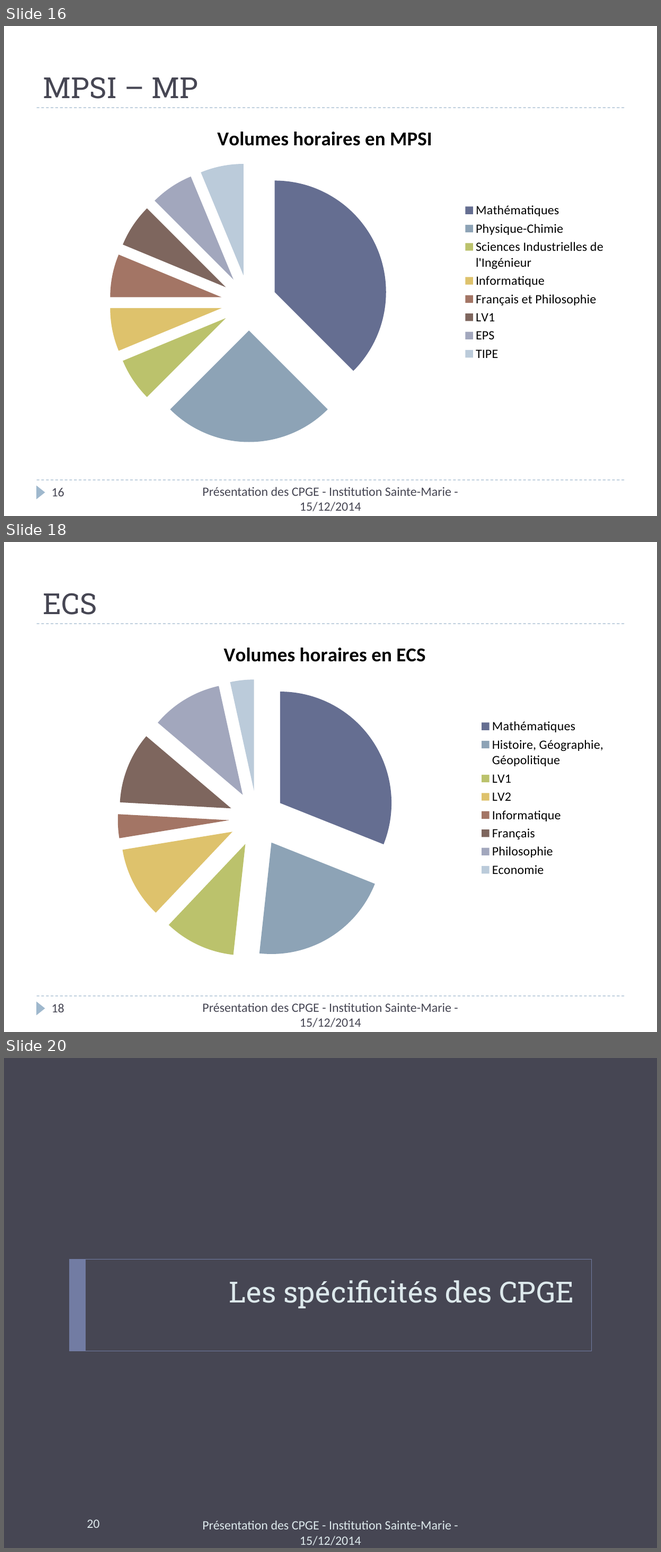
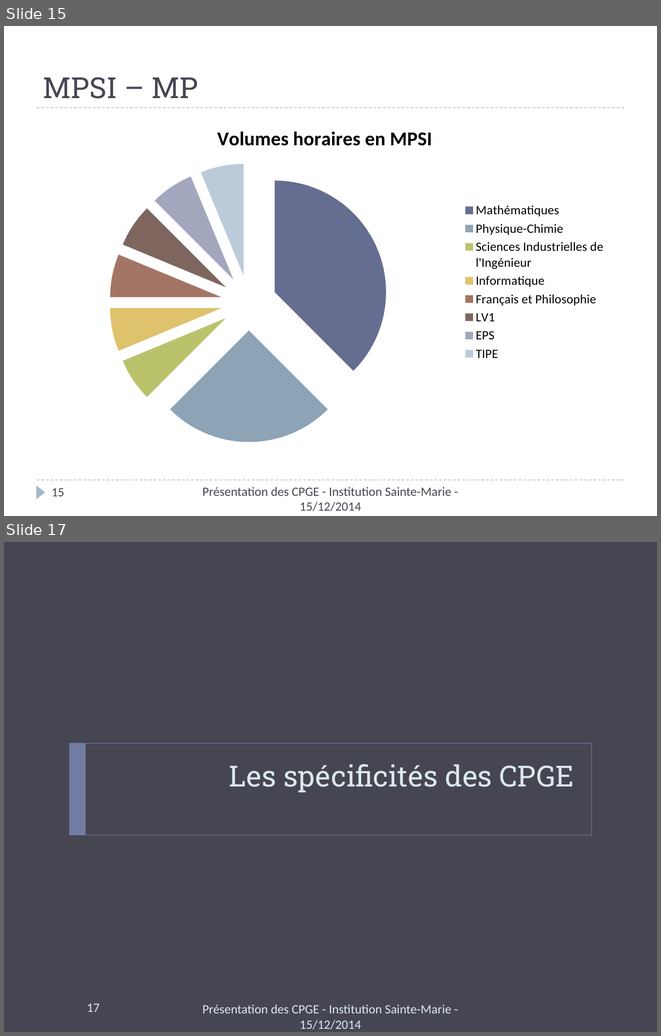
Before and after one commit to xpessoles/Orientation, a slide deck: Rouviere/PresentationCPGE_ISM.pptx. Shown one above the other, each under a label of ours: slides 16, 18 and 20 before the commit, slides 15 and 17 after it; the slides between them are not shown. The pictures are 661x1552 and 661x1036 pixels, drawn with LibreOffice and Linux fonts; fonts in the diff are those of the drawing. Boxes give left, top, right and bottom in pixels: in the first picture for what was removed or moved away, otherwise in the second. Text is boxed around its words. In the diff, an @@ line names an element or a change of style, - is before the commit and + after.

```diff
--- a/Rouviere/PresentationCPGE_ISM.pptx
+++ b/Rouviere/PresentationCPGE_ISM.pptx
@@ slide 18 removed at box(4, 542, 657, 1032), background #FFFFFF; not listed: 3 template elements that a slide beside it also shows @@
@@ title removed at box(43, 593, 97, 615) @@
-ECS
@@ pie chart removed at box(37, 629, 613, 967) @@
-title "Volumes horaires en ECS"
-categories: Mathématiques, Histoire, Géographie, Géopolitique, LV1, LV2, Informatique, Français, Philosophie, Economie
-Series 1: 31, 21, 10, 10, 3, 10, 10, 3
@@ text removed at box(202, 1003, 451, 1027) @@
-Présentation des CPGE - Institution Sainte-Marie - 15/12/2014
@@ page number removed at box(52, 1003, 64, 1012) @@
-18
@@ what was slide 16 is now slide 15 @@
@@ page number at box(52, 488, 64, 496): text changed @@
-16
+15
@@ what was slide 20 is now slide 17 @@
@@ page number at box(87, 1003, 99, 1012): text changed @@
-20
+17
```
Also in this commit, not shown: 4 slides changed, 3 other slides removed.
